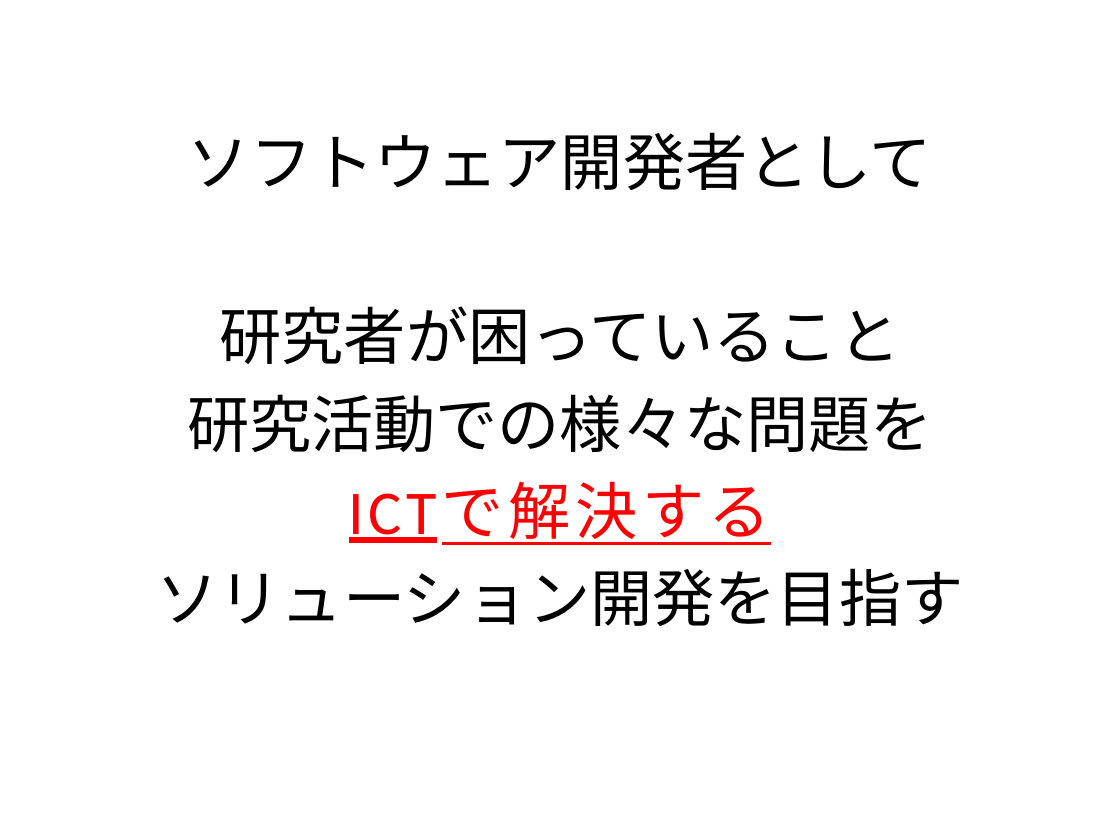
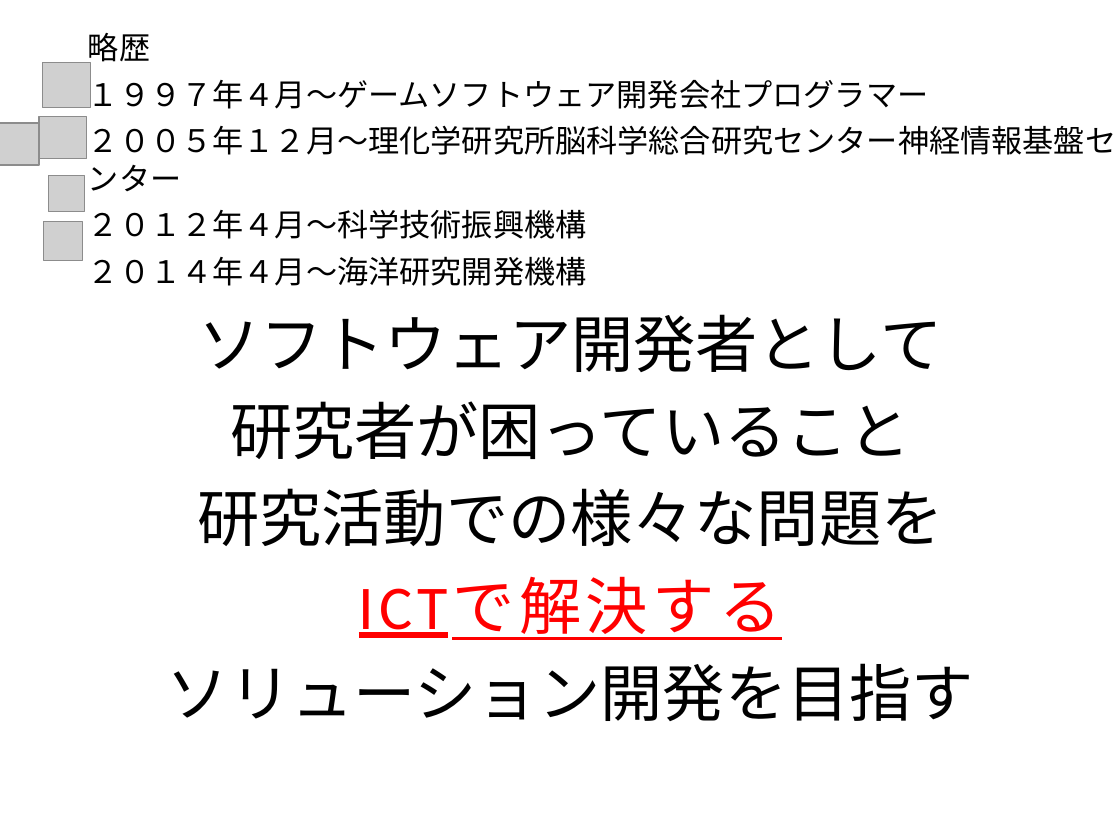
Before and after one commit to f-akazawa/akaz_uecdevelop, a slide deck: slide 2 of doc/中間発表資料.pptx. Drawn at 1120x840 pixels with LibreOffice and Linux fonts; fonts in the diff are those of the drawing; grey boxes stand for pictures. Boxes give left, top, right and bottom in pixels: in the first picture for what was removed or moved away, otherwise in the second. Text is boxed around its words. In the diff, an @@ line names an element or a change of style, - is before the commit and + after.

Commit message:
先生との打ち合わせを反映、目的を厚めにする
まだ書きかけ

```diff
--- a/doc/中間発表資料.pptx
+++ b/doc/中間発表資料.pptx
@@ text added at <box>88,33,1116,286</box>, 20 pt, text #000000 @@
+略歴
+１９９７年４月～ゲームソフトウェア開発会社プログラマー
+２００５年１２月～理化学研究所脳科学総合研究センター神経情報基盤センター
+２０１２年４月～科学技術振興機構
+２０１４年４月～海洋研究開発機構
@@ picture added at <box>43,63,91,108</box> @@
@@ picture added at <box>39,116,87,159</box> @@
@@ picture added at <box>0,123,39,166</box> @@
@@ picture added at <box>48,176,84,212</box> @@
@@ picture added at <box>44,222,82,260</box> @@
@@ text "ソフトウェア開発者として" rewrapped from <box>157,132,964,626</box> to <box>167,314,974,721</box> @@
```
Also in this commit, not shown: 3 other slides changed, 5 slides added.
